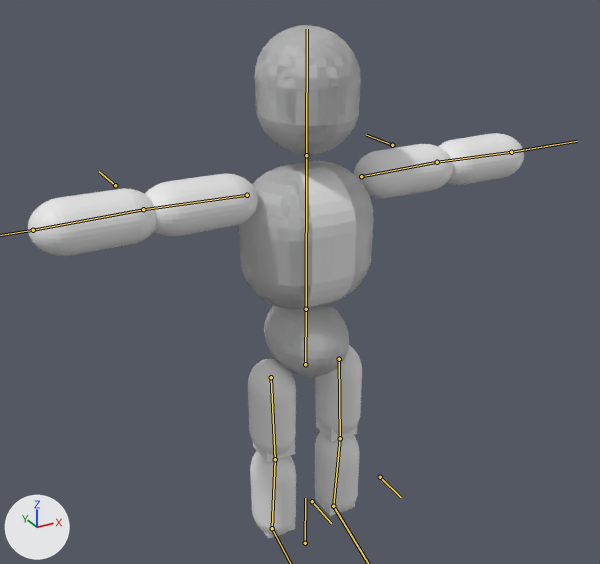
An edit to the Blender file Assets/blender/IKhaitteru.blend, drawn before and after from the same camera.
One viewpoint serves both versions: a camera (50 mm lens) standing at (-6.92, -12.35, 2.66) and looking at (-0.46, -0.59, -3.22). Arrows for +X, +Y and +Z are at lower left; the lights stay in place. The bones that bend it are drawn over the model as lines.
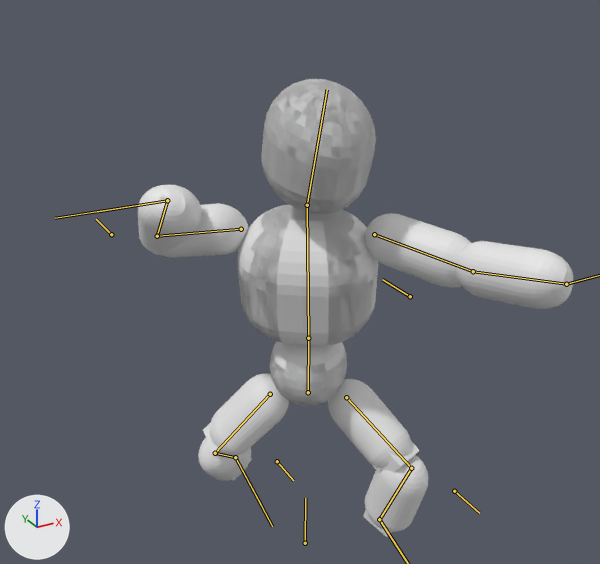
The newer file adds an action. The first version stands in its rest pose; the second is drawn at frame 2 of the action '弱1'.

Boxes [x1, y1, x2, y2] around the edits, measured in the pictures (600 x 564 px):
'Cube', posed (12% narrower, 11% shorter): before [28, 25, 524, 538]; after [138, 79, 573, 537]
bone 'Hip', root to tip: before (305, 364) to (306, 309); after (308, 392) to (308, 338)
bone 'Spine', root to tip: before (306, 309) to (306, 155); after (308, 338) to (307, 205)
bone 'Head', root to tip: before (306, 155) to (307, 29); after (307, 205) to (327, 89)
bone 'Leg.R', root to tip: before (275, 459) to (272, 528); after (215, 453) to (235, 457)
bone 'ElbowIK.L', root to tip: before (392, 145) to (366, 135); after (410, 296) to (382, 279)
bone 'ElbowIK.R', root to tip: before (115, 185) to (99, 171); after (111, 234) to (96, 219)
bone 'KneeIK.L', root to tip: before (380, 477) to (401, 497); after (454, 491) to (479, 513)
bone 'KneeIK.R', root to tip: before (312, 501) to (331, 523); after (277, 461) to (293, 480)

Patch to the scene script:
```diff
--- a/Assets/blender/IKhaitteru.blend.py
+++ b/Assets/blender/IKhaitteru.blend.py
@@ bone_hip @@
 bone_hip = bpy.data.objects['Armature'].pose.bones['Hip']  # child of 'Root'
-bone_hip.location = (0.0, 0.0, 0.0)
-bone_hip.rotation_quaternion = (1.0, 0.0, 0.0, 0.0)  # degrees (0, 0, 0)
+bone_hip.location = (-0.01, -0.56, 0.12)
+bone_hip.rotation_quaternion = (0.957, 0.0, -0.291, 0.0)  # degrees (0, -34, 0)
@@ bone_spine @@
 bone_spine = bpy.data.objects['Armature'].pose.bones['Spine']  # child of 'Hip'
-bone_spine.rotation_quaternion = (1.0, 0.0, 0.0, 0.0)  # degrees (0, 0, 0)
+bone_spine.rotation_quaternion = (0.993, 0.117, -0.005, -0.003)  # degrees (13, -1, 0)
@@ bone_head @@
 bone_head = bpy.data.objects['Armature'].pose.bones['Head']  # child of 'Spine'
-bone_head.rotation_quaternion = (1.0, 0.0, 0.0, 0.0)  # degrees (0, 0, 0)
+bone_head.rotation_quaternion = (0.957, 0.026, 0.278, -0.074)  # degrees (1, 32, -9)
@@ bone_leg_r @@
 bone_leg_r = bpy.data.objects['Armature'].pose.bones['Leg.R']  # child of 'UpLeg.R'
-bone_leg_r.rotation_quaternion = (1.0, 0.0, 0.0, 0.0)  # degrees (0, 0, 0)
+bone_leg_r.rotation_quaternion = (0.875, 0.014, 0.47, -0.113)  # degrees (-8, 56, -19)
@@ bone_handik_l @@
 bone_handik_l = bpy.data.objects['Armature'].pose.bones['HandIK.L']  # child of 'Root'
-bone_handik_l.location = (0.0, 0.0, 0.0)
+bone_handik_l.location = (0.56, -2.91, 4.49)
@@ bone_elbowik_l @@
 bone_elbowik_l = bpy.data.objects['Armature'].pose.bones['ElbowIK.L']  # child of 'Root'
-bone_elbowik_l.location = (0.0, 0.0, 0.0)
+bone_elbowik_l.location = (2.64, -1.73, -0.62)
@@ bone_handik_r @@
 bone_handik_r = bpy.data.objects['Armature'].pose.bones['HandIK.R']  # child of 'Root'
-bone_handik_r.location = (0.0, 0.0, 0.0)
+bone_handik_r.location = (0.1, -2.19, -0.09)
@@ bone_elbowik_r @@
 bone_elbowik_r = bpy.data.objects['Armature'].pose.bones['ElbowIK.R']  # child of 'Root'
-bone_elbowik_r.location = (0.0, 0.0, 0.0)
+bone_elbowik_r.location = (-1.07, 0.46, 0.03)
@@ bone_kneeik_l @@
 bone_kneeik_l = bpy.data.objects['Armature'].pose.bones['KneeIK.L']  # child of 'Root'
-bone_kneeik_l.location = (0.0, 0.0, 0.0)
+bone_kneeik_l.location = (0.75, 1.29, -0.27)
@@ bone_footik_l @@
 bone_footik_l = bpy.data.objects['Armature'].pose.bones['FootIK.L']  # child of 'Root'
-bone_footik_l.location = (0.0, 0.0, 0.0)
+bone_footik_l.location = (0.3, 1.08, -0.85)
@@ bone_kneeik_r @@
 bone_kneeik_r = bpy.data.objects['Armature'].pose.bones['KneeIK.R']  # child of 'Root'
-bone_kneeik_r.location = (0.0, 0.0, 0.0)
+bone_kneeik_r.location = (0.0, -1.4, 0.0)
@@ bone_footik_r @@
 bone_footik_r = bpy.data.objects['Armature'].pose.bones['FootIK.R']  # child of 'Root'
-bone_footik_r.location = (0.0, 0.0, 0.0)
+bone_footik_r.location = (0.08, -2.0, 0.08)
```
